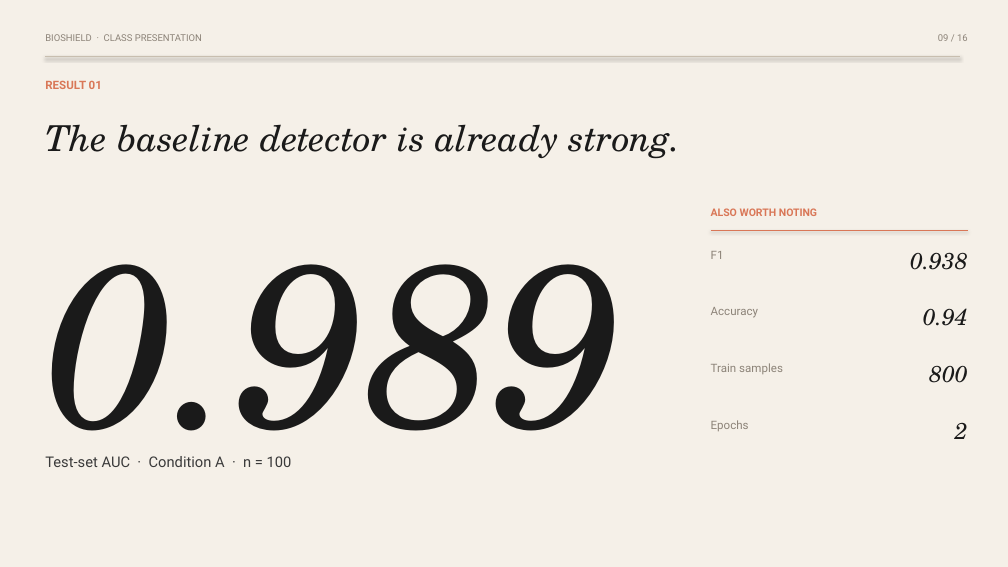
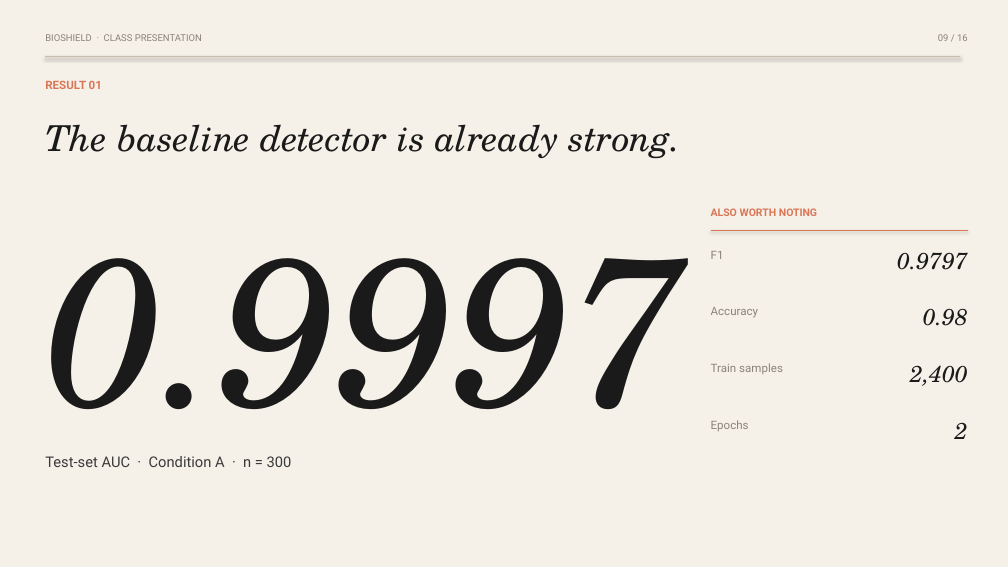
Before and after one commit to Rayudualapati-25/BioShield, a slide deck: slide 9 of experiments/BioShield_class_presentation_v2.pptx. Drawn at 1008x567 pixels with LibreOffice and Linux fonts; fonts in the diff are those of the drawing. Boxes give left, top, right and bottom in pixels: in the first picture for what was removed or moved away, otherwise in the second. Text is boxed around its words. In the diff, an @@ line names an element or a change of style, - is before the commit and + after.

```diff
--- a/experiments/BioShield_class_presentation_v2.pptx
+++ b/experiments/BioShield_class_presentation_v2.pptx
@@ text at [45,258,687,464]: text changed; size 220 to 200 pt @@
-0.989
+0.9997
@@ text at [897,252,967,270]: text changed @@
-0.938
+0.9797
@@ text at [923,308,968,326]: text changed @@
-0.94
+0.98
@@ text at [910,365,968,386]: text changed @@
-800
+2,400
@@ text at [45,456,292,467]: text changed @@
-Test-set AUC · Condition A · n = 100
+Test-set AUC · Condition A · n = 300
```
Also in this commit, not shown: 7 other slides changed, 1 slide added, 1 slide removed, 28 other files.
